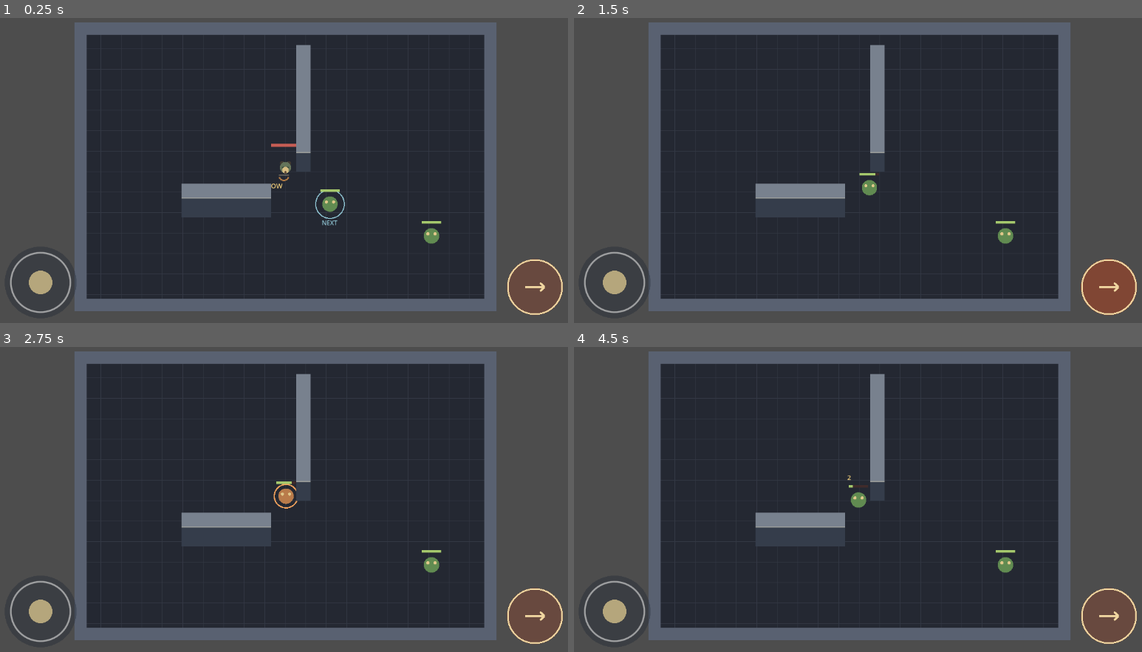
Above: before the commit, frames 1-4 (two rows, left to right).
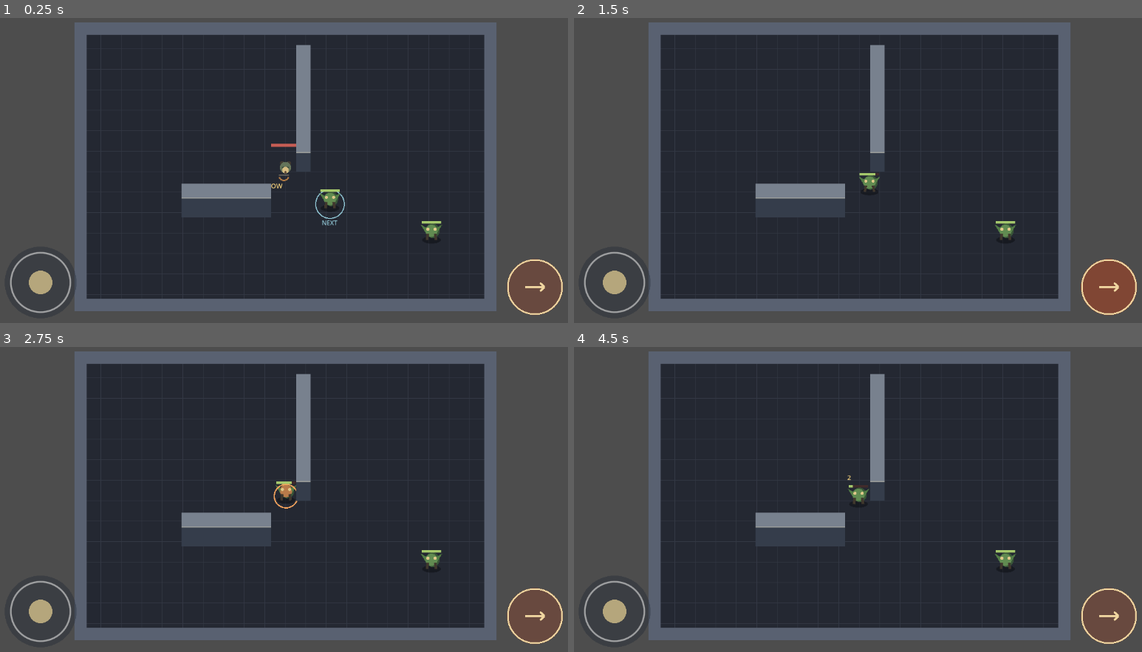
Above: after the commit, the same moments.

Repository: Jonty303/Project-Gauntlands
Game: Godot game, scene res://scenes/main.tscn
The game is run twice, just before and just after one commit, with the same random seed, the same clock (stepped at 60 frames per second) and the same inputs.
Inputs (mouse positions are in pixels of both pictures, inside the frame that each line leads up to):
- Up to frame 1 (0.25 s): no input
- Up to frame 2 (1.5 s): tap Enter (ui_accept) at 0.5 s; drag from (613, 283) to (920, 94) at 0.52 s; drag from (1107, 286) to (829, 234) at 1.27 s
- Up to frame 3 (2.75 s): move the mouse to (346, 423) at 2.02 s; hold D (move_right) from 2.03 s (still down); tap Q (target_previous) at 2.1 s
- Up to frame 4 (4.5 s): release D (move_right) at 2.75 s; tap Enter (ui_accept) at 2.75, 3.5, 3.77, 4.25 s; drag from (829, 563) to (681, 444) at 2.77 s; move the mouse to (1034, 545) at 3.52 s; hold A (move_left) 3.53-4.25 s; hold Space (attack) 3.53-4.25 s; drag from (681, 444) to (772, 414) at 4.27 s

The runs differ from the first frame. In frame 1, 0.3% of the frame differs, in the area x 56-78%, y 57-75%; in frame 2, 0.3%; in frame 3, 0.3%; in frame 4, 0.3%, in the area x 48-78%, y 46-75%.

Commit message:
Add shaded volumetric goblin placeholder silhouette

Diff:
--- a/scripts/goblin.gd
+++ b/scripts/goblin.gd
@@ -172,9 +172,15 @@
         if is_instance_valid(player):
             draw_line(Vector2.ZERO, to_local(player.global_position), Color("#72dca3") if _can_see_player() else Color("#a54b4b"), 1.0)
     if alive:
-        draw_circle(Vector2.ZERO, 15.0, Color("#b97b4a") if winding_up else Color("#618b51"))
-        draw_circle(Vector2(-7, -4), 3.0, Color("#e0c88a"))
-        draw_circle(Vector2(7, -4), 3.0, Color("#e0c88a"))
+        draw_ellipse_shadow()
+        draw_circle(Vector2(2, -10), 14.0, Color("#385438"))
+        draw_circle(Vector2.ZERO + Vector2(0, -10), 12.0, Color("#b97b4a") if winding_up else Color("#618b51"))
+        draw_colored_polygon(PackedVector2Array([Vector2(-10, -16), Vector2(-21, -22), Vector2(-12, -7)]), Color("#537d46"))
+        draw_colored_polygon(PackedVector2Array([Vector2(10, -16), Vector2(21, -22), Vector2(12, -7)]), Color("#537d46"))
+        draw_line(Vector2(-7, -4), Vector2(-9, 8), Color("#40372d"), 5.0)
+        draw_line(Vector2(7, -4), Vector2(9, 8), Color("#40372d"), 5.0)
+        draw_circle(Vector2(-7, -13), 3.0, Color("#e0c88a"))
+        draw_circle(Vector2(7, -13), 3.0, Color("#e0c88a"))
         draw_rect(Rect2(-19, -29, 38, 5), Color("#402b2b"))
         draw_rect(Rect2(-19, -29, 38.0 * health / MAX_HEALTH, 5), Color("#a5c86c"))
         if winding_up:
@@ -190,3 +196,8 @@
             13,
             Color("#f4d17d")
         )
+
+func draw_ellipse_shadow() -> void:
+    draw_set_transform(Vector2(0, 8), 0.0, Vector2(1.0, 0.38))
+    draw_circle(Vector2.ZERO, 18.0, Color(0.03, 0.04, 0.05, 0.45))
+    draw_set_transform(Vector2.ZERO)
